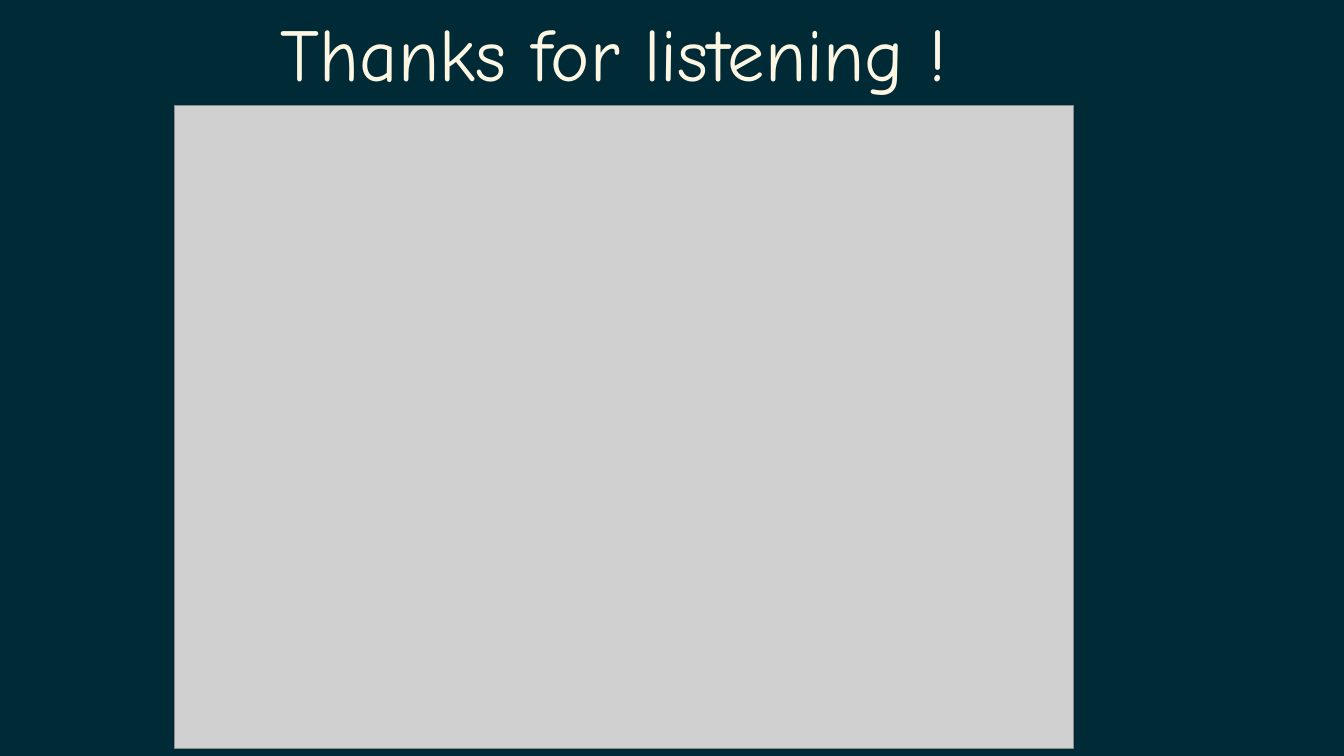
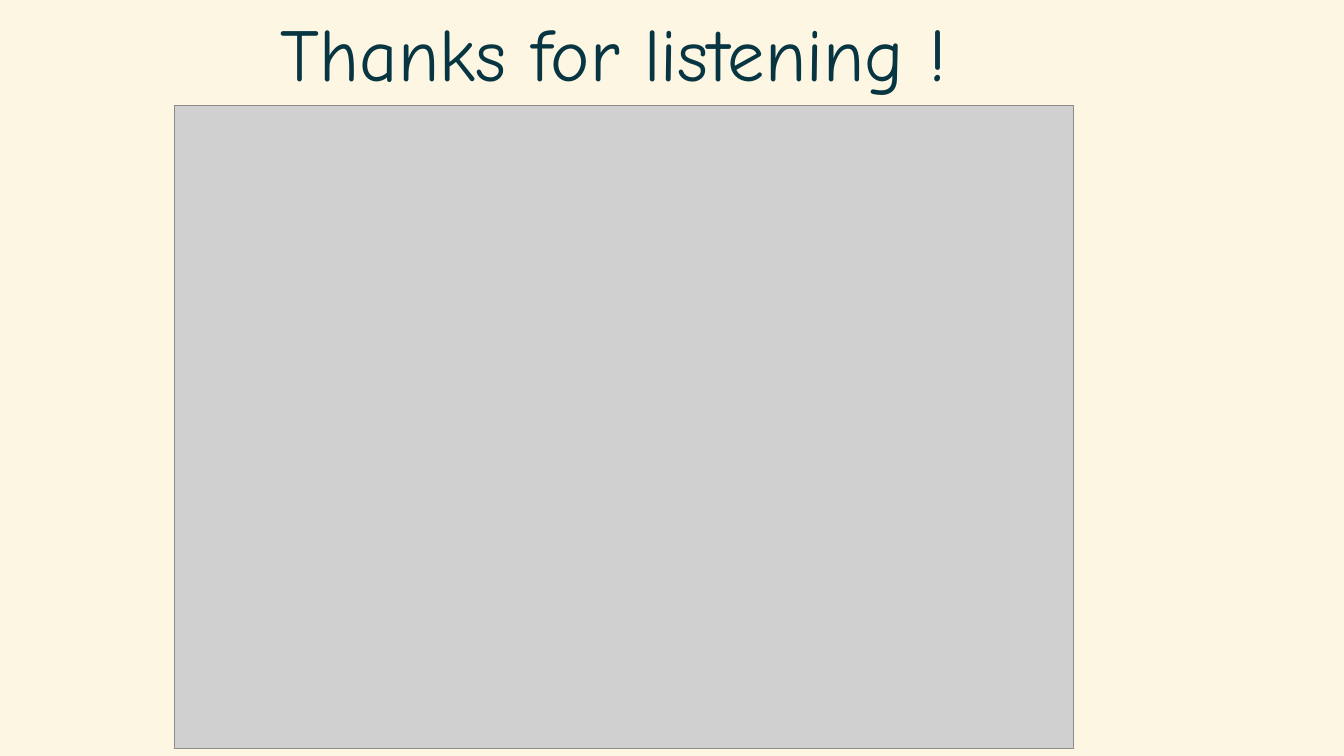
Before and after one commit to grea09/gennio, a slide deck: slide 36 of doc/defense.odp (slide 38 before the commit). Drawn at 1344x756 pixels with LibreOffice and Linux fonts; fonts in the diff are those of the drawing; grey boxes stand for pictures. Boxes give left, top, right and bottom in pixels: in the first picture for what was removed or moved away, otherwise in the second. Text is boxed around its words. In the diff, an @@ line names an element or a change of style, - is before the commit and + after.

```diff
--- a/doc/defense.odp
+++ b/doc/defense.odp
@@ background #002B36 to #FDF6E3 @@
@@ title "Thanks for listening !" at (x1=281, y1=30, x2=904, y2=95): text colour #FDF6E3 to #073642 @@
```
Also in this commit, not shown: 3 other slides changed, 2 slides removed, 3 other files.
